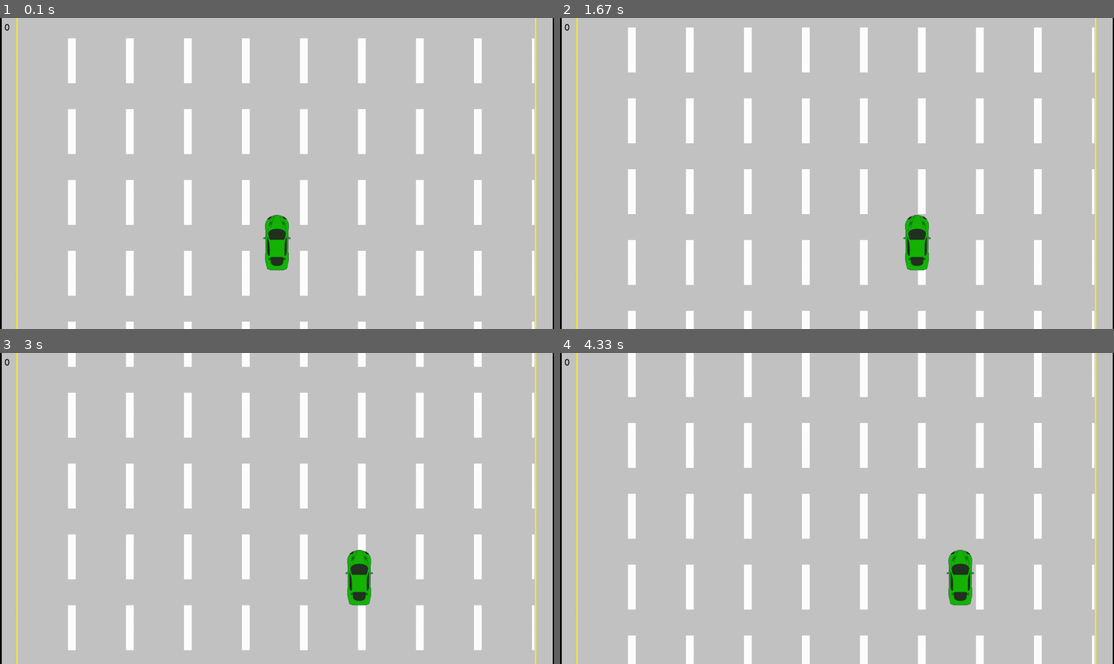
Above: before the commit, frames 1-4 (two rows, left to right).
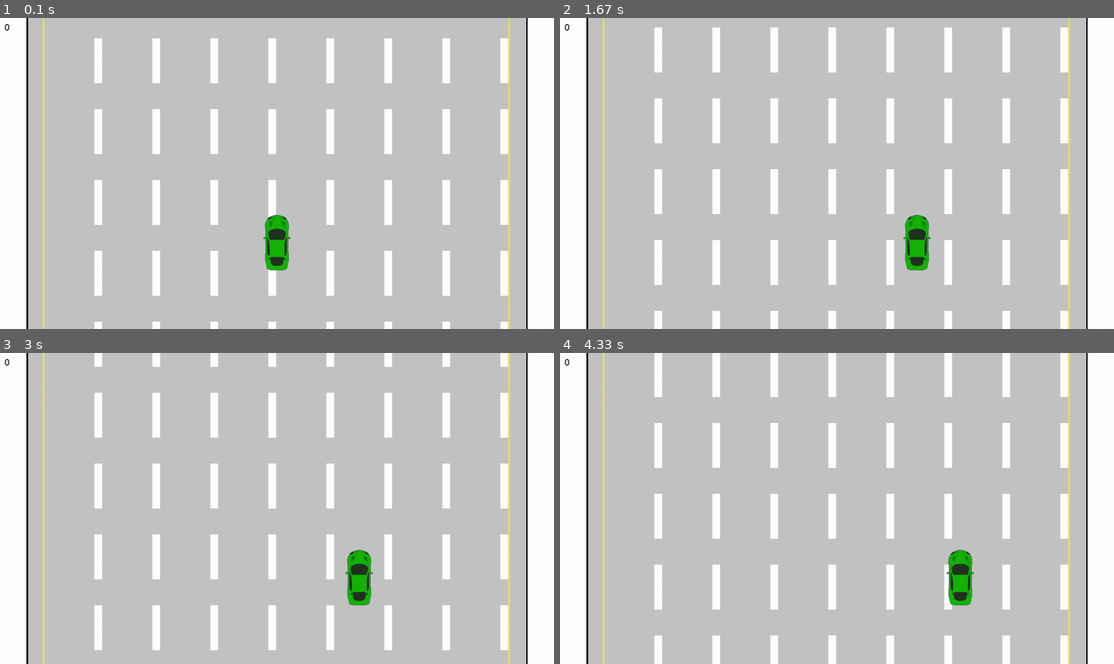
Above: after the commit, the same moments.

Repository: ronrothjr/battleship
Game: pygame game, started from tutorials/scroller/scroller.py
Two runs of this game, one before a commit and one after it. Both use one fixed random seed, a clock stepped at 60 frames per second and the inputs below.
Inputs:
- Up to frame 1 (0.1 s): no input
- Up to frame 2 (1.67 s): hold Right 0.33-0.8 s; hold Right 0.83-1.3 s; hold Left from 1.33 s (still down)
- Up to frame 3 (3 s): release Left at 1.87 s; hold Left 1.9-2.3 s; hold Right 2.33-2.97 s
- Up to frame 4 (4.33 s): hold Left 3-3.47 s; hold Right 3.5-3.97 s; hold Right from 4 s (still down)

The runs differ from the first frame. In frame 1, 24% of the frame differs, in the area x 0-100%, y 0-100%; in frame 2, 25%; in frame 3, 25%; in frame 4, 26%.

Commit message:
fix offset for screen width

Diff:
--- a/tutorials/scroller/scroller.py
+++ b/tutorials/scroller/scroller.py
@@ -20,6 +20,12 @@
 info = pygame.display.Info()
 SCREEN_WIDTH = info.current_w
 SCREEN_HEIGHT = info.current_h
+LEFT_SHOULDER = 41
+RIGHT_SHOULDER = 45
+SHOULDER_WIDTH = LEFT_SHOULDER + RIGHT_SHOULDER
+TILE_WIDTH = 134
+TILE_HEIGHT = 164
+OFFSET_WIDTH = int( ( ( SCREEN_WIDTH - SHOULDER_WIDTH ) % TILE_WIDTH ) / 2 )
 SPEED = 5
 SCORE = 0
 
@@ -32,7 +38,7 @@
     x_cursor = 0
     y_cursor = 0
 
-    tiled_image = pygame.Surface( ( width, height + (164 * 2) ) )
+    tiled_image = pygame.Surface( ( width, height + (TILE_HEIGHT * 2) ) )
     while ( y_cursor < height + image.get_height() ):
         while ( x_cursor < width ):
             tiled_image.blit( image, ( x_cursor, y_cursor ) )
@@ -40,13 +46,13 @@
         y_cursor += image.get_height()
         x_cursor = 0
     return tiled_image
-
+LANES_WIDTH = int( (SCREEN_WIDTH - SHOULDER_WIDTH) / TILE_WIDTH ) * TILE_WIDTH
 DISPLAYSURF = pygame.display.set_mode((SCREEN_WIDTH, SCREEN_HEIGHT), pygame.NOFRAME | pygame.FULLSCREEN | pygame.RESIZABLE)
 DISPLAYSURF.fill(WHITE)
 pygame.display.set_caption("Game")
 
 tile_image = pygame.image.load('pavement_tile.png').convert_alpha()
-background = makeTiledImage( tile_image, SCREEN_WIDTH - 86, SCREEN_HEIGHT )
+background = makeTiledImage( tile_image, LANES_WIDTH, SCREEN_HEIGHT )
 left_shoulder = pygame.image.load('left_shoulder.png').convert_alpha()
 right_shoulder = pygame.image.load('right_shoulder.png').convert_alpha()
 tile_height = 164
@@ -95,7 +101,7 @@
 all_sprites = pygame.sprite.Group()
 all_sprites.add(P1)
 
-tile_placement = 164 * -1
+tile_placement = TILE_HEIGHT * -1
 
 INC_SPEED = pygame.USEREVENT + 1
 pygame.time.set_timer(INC_SPEED, 5000)
@@ -114,12 +120,12 @@
         enemies.add(enemy)
         all_sprites.add(enemy)
     DISPLAYSURF.fill(WHITE)
-    DISPLAYSURF.blit(left_shoulder, (0,0))
-    DISPLAYSURF.blit(background, (41, tile_placement))
+    DISPLAYSURF.blit(left_shoulder, (0 + OFFSET_WIDTH, 0))
+    DISPLAYSURF.blit(background, (LEFT_SHOULDER + OFFSET_WIDTH, tile_placement))
     tile_placement += 5
     if tile_placement > 0:
-        tile_placement = 164 * -1
-    DISPLAYSURF.blit(right_shoulder, (SCREEN_WIDTH - 45,0))
+        tile_placement = TILE_HEIGHT * -1
+    DISPLAYSURF.blit(right_shoulder, (LEFT_SHOULDER + OFFSET_WIDTH + LANES_WIDTH, 0))
     scores = font_small.render(str(SCORE), True, BLACK)
     DISPLAYSURF.blit(scores, (10,10))
     for entity in all_sprites:
